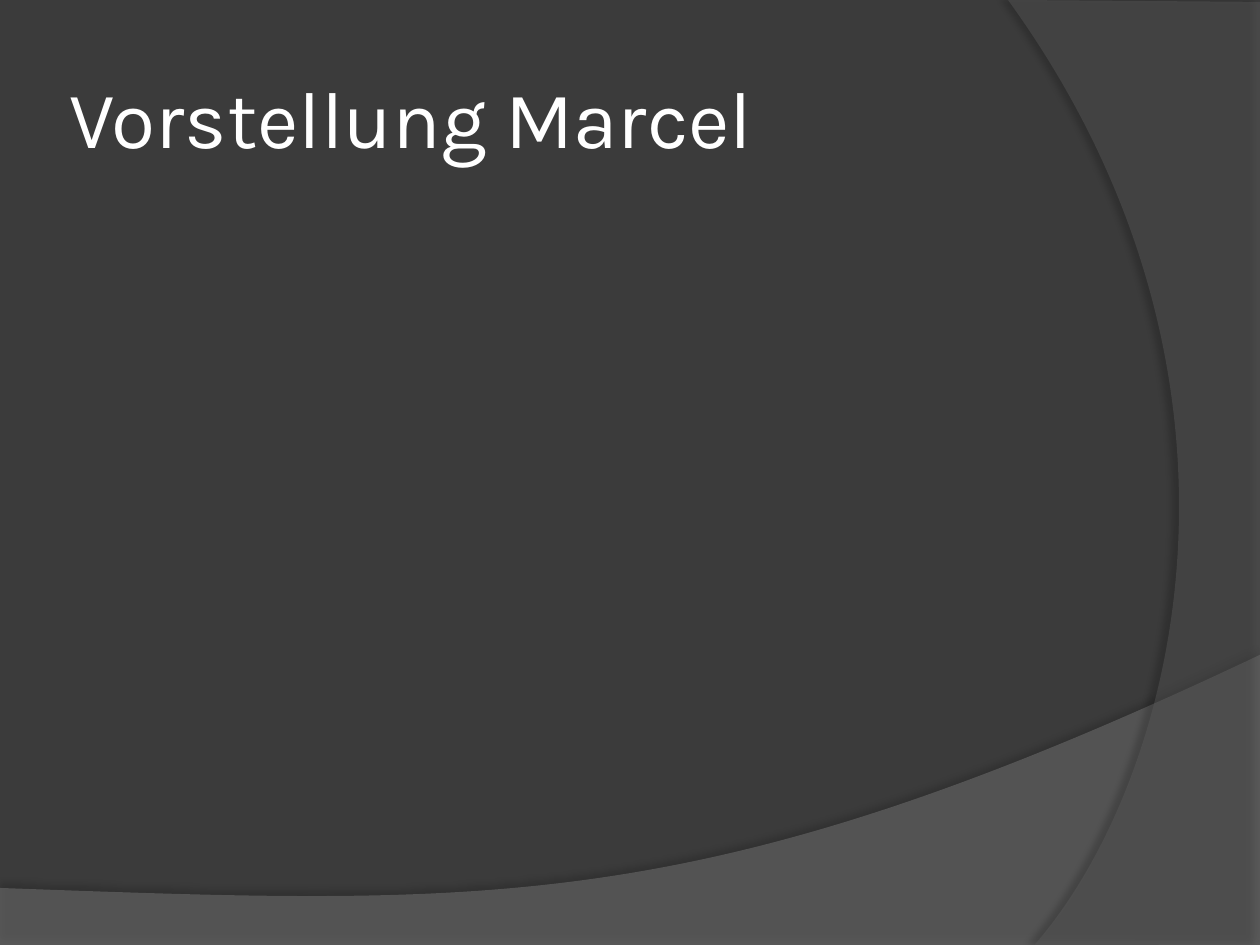
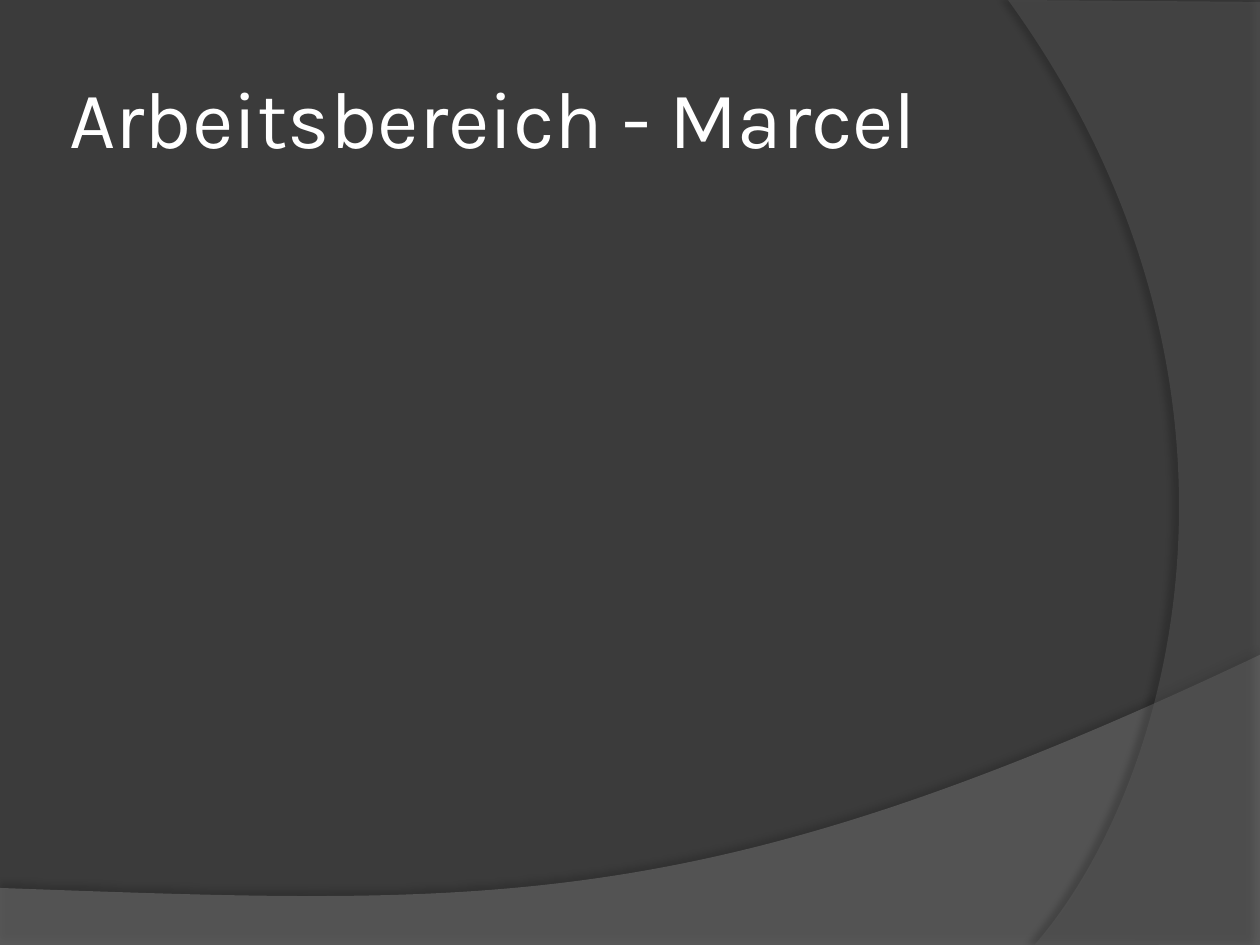
Before and after one commit to mbohlaender/pam, a slide deck: slide 7 of documentation/presentation.pptx (slide 5 before the commit). Drawn at 1260x945 pixels with LibreOffice and Linux fonts; fonts in the diff are those of the drawing. Boxes give left, top, right and bottom in pixels: in the first picture for what was removed or moved away, otherwise in the second. Text is boxed around its words. In the diff, an @@ line names an element or a change of style, - is before the commit and + after.

```diff
--- a/documentation/presentation.pptx
+++ b/documentation/presentation.pptx
@@ title at [69, 92, 917, 149]: text changed @@
-Vorstellung Marcel
+Arbeitsbereich - Marcel
```
Also in this commit, not shown: 4 other slides changed, 4 slides added, 5 slides removed.
